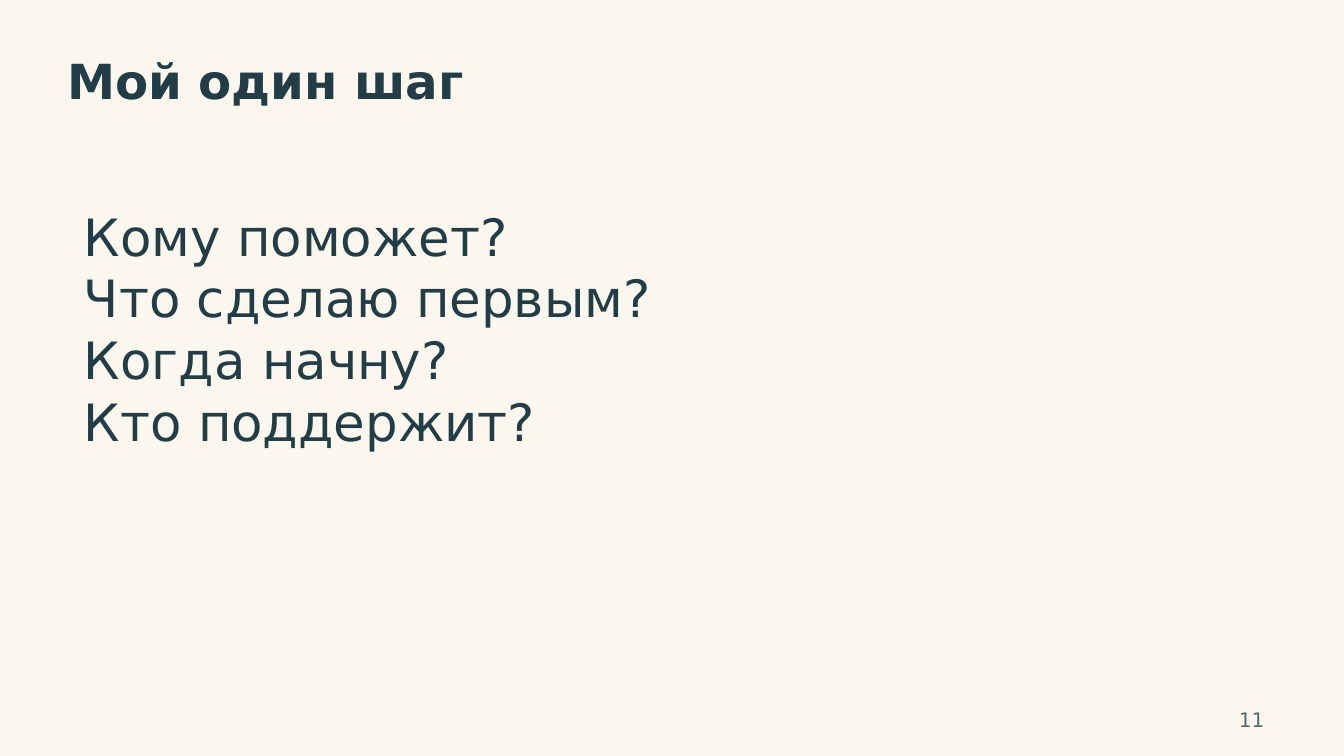
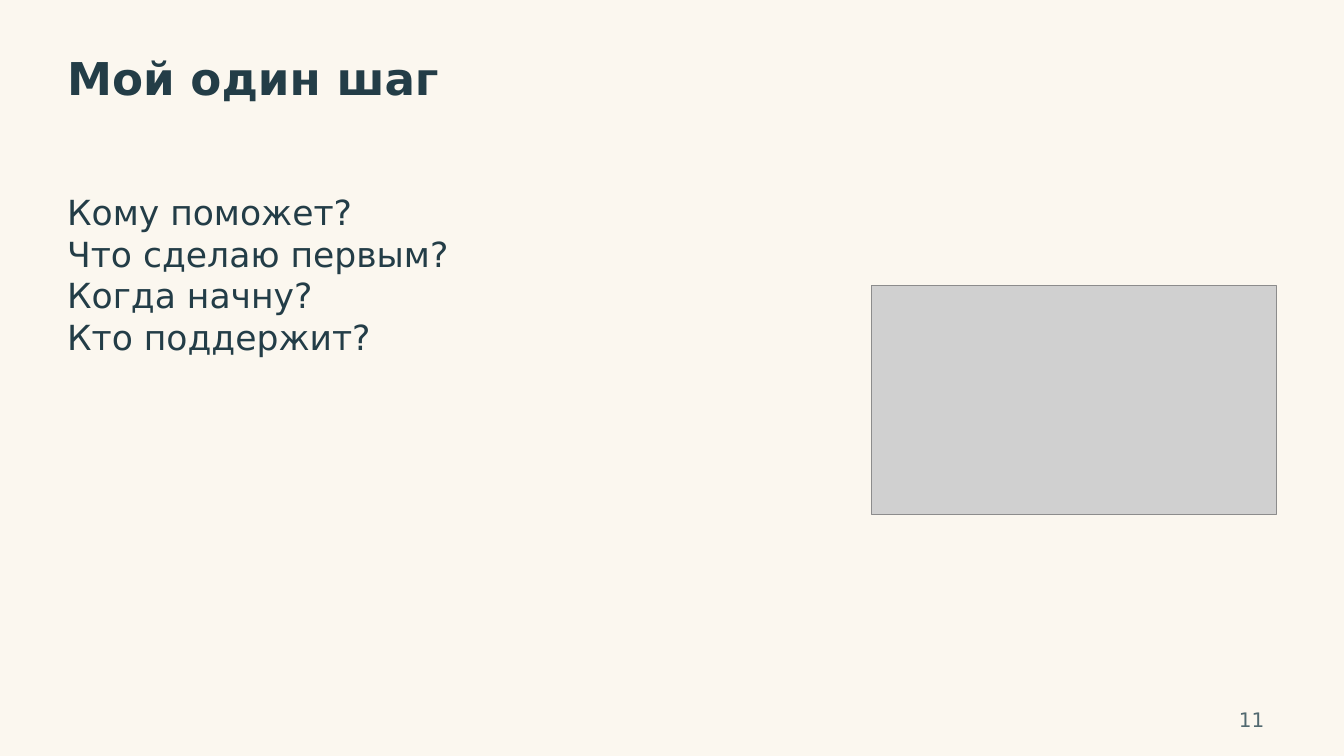
Before and after one commit to VAtapin/lessons, a slide deck: slide 11 of assets/lessons/chto-delat-so-svoim-talantom/Talant_Prezentaciya.pptx. Drawn at 1344x756 pixels with LibreOffice and Linux fonts; fonts in the diff are those of the drawing; grey boxes stand for pictures. Boxes give left, top, right and bottom in pixels: in the first picture for what was removed or moved away, otherwise in the second. Text is boxed around its words. In the diff, an @@ line names an element or a change of style, - is before the commit and + after.

```diff
--- a/assets/lessons/chto-delat-so-svoim-talantom/Talant_Prezentaciya.pptx
+++ b/assets/lessons/chto-delat-so-svoim-talantom/Talant_Prezentaciya.pptx
@@ text "Мой один шаг" at bbox=[67, 60, 439, 102]: size 34.5 to 32.2 pt @@
@@ text "Кому поможет?": place and size @@
-text "Кому поможет?" at bbox=[84, 218, 651, 452]
+text "Кому поможет?" at bbox=[67, 199, 449, 357]
@@ text "Кому поможет?" at bbox=[67, 199, 449, 357]: size 36.8 to 24.8 pt @@
@@ picture added at bbox=[872, 286, 1277, 514] @@
```
Also in this commit, not shown: 8 other slides changed, 45 other files.
